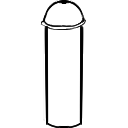
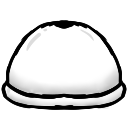
Two versions of the same layered image (128px x 128px). Layer-by-layer changes:
added group "BOBAFILLER" (1st of 2) with 3 layers above "BOBAFILLER" over [1, 0, 127, 128]
added layer "Capa de pintura 34" in group "BOBAFILLER" over [1, 0, 127, 128]
added layer "Capa de pintura 33" (1st of 2, in "BOBAFILLER") in group "BOBAFILLER" over [1, 0, 127, 128]
hid group "BOBAFILLER" (2nd of 2) (2 layers) over [1, 0, 127, 128]
painted on "Capa de pintura 32" (2nd of 2, in "BOBAFILLER") over [1, 0, 127, 128]
painted on "Capa de pintura 33" (2nd of 2, in "BOBAFILLER") over [1, 0, 127, 128]
